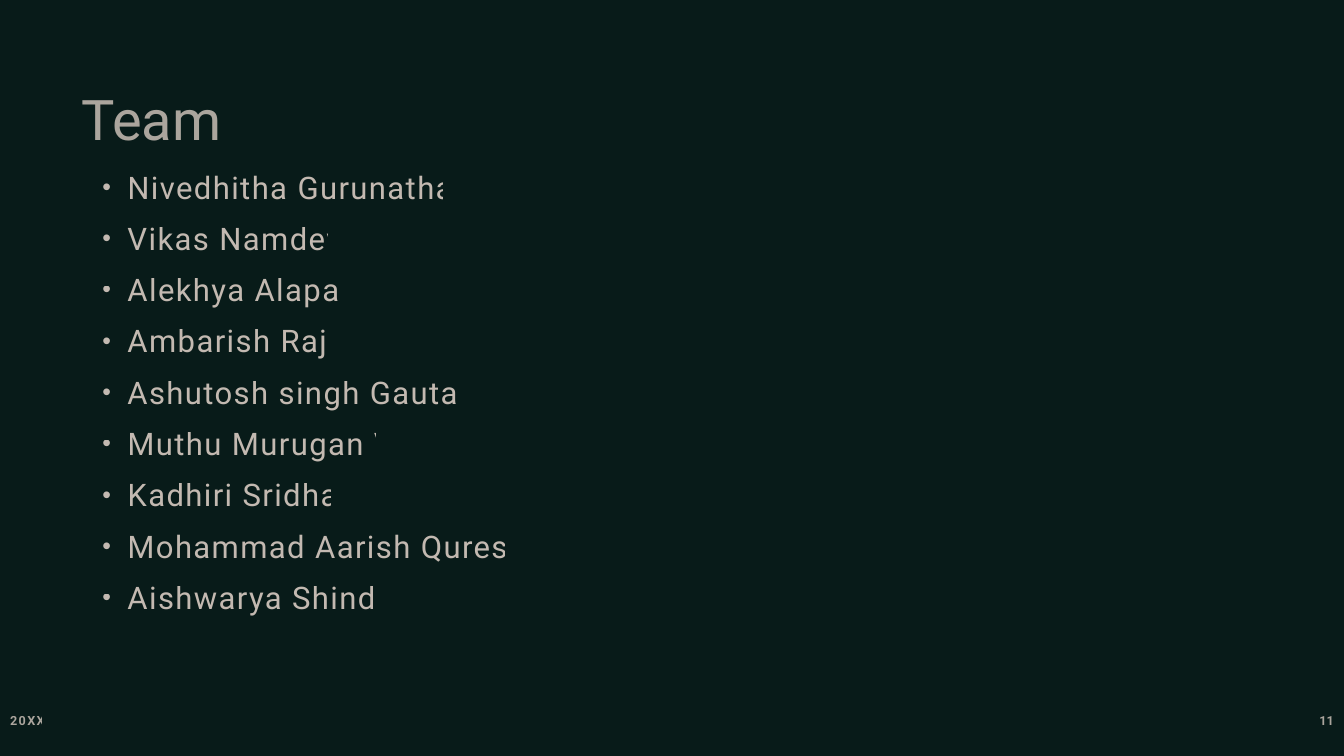
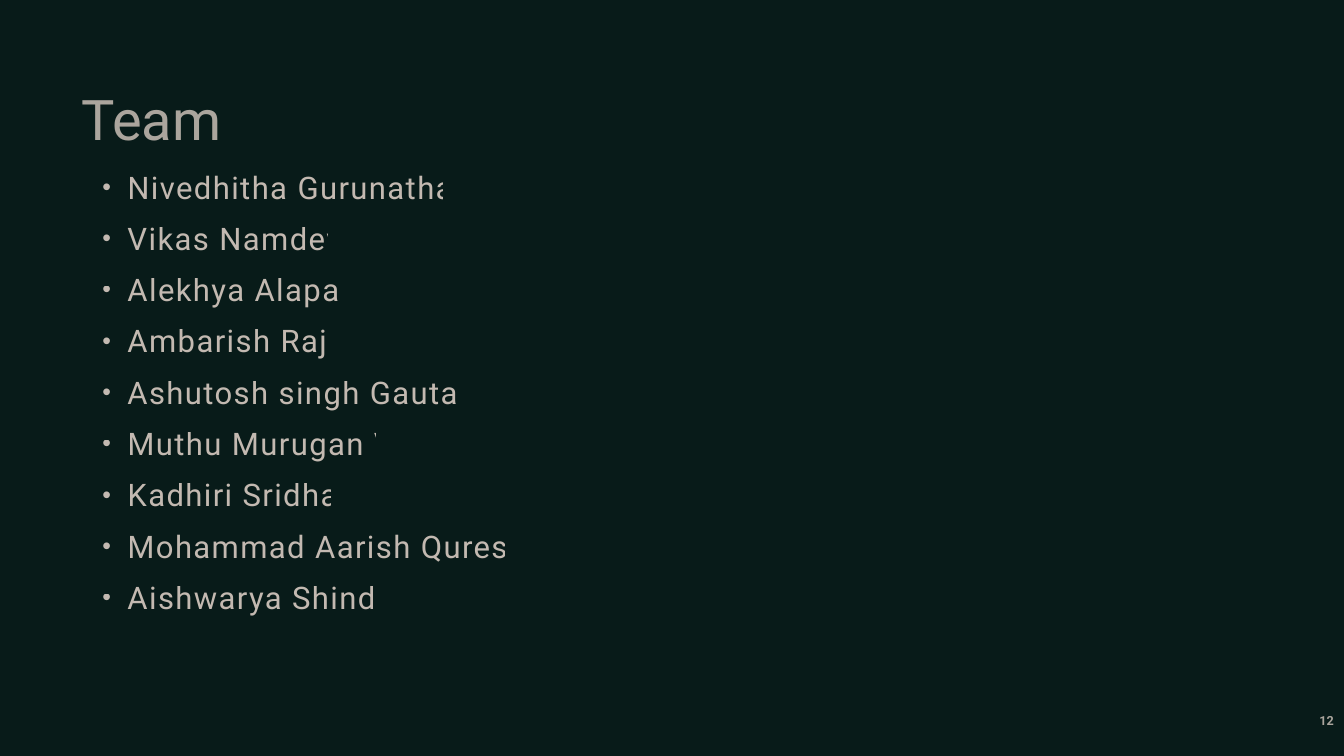
Before and after one commit to SridharKadhiri/Project-3-MovieRecomendationSystem, a slide deck: slide 12 of Movie Recommendation System_final.pptx (slide 11 before the commit). Drawn at 1344x756 pixels with LibreOffice and Linux fonts; fonts in the diff are those of the drawing; background and template pictures are left out. Boxes give left, top, right and bottom in pixels: in the first picture for what was removed or moved away, otherwise in the second. Text is boxed around its words. In the diff, an @@ line names an element or a change of style, - is before the commit and + after.

```diff
--- a/Movie Recommendation System_final.pptx
+++ b/Movie Recommendation System_final.pptx
@@ text removed at [10, 716, 45, 725] @@
-20XX
@@ page number at [1319, 716, 1333, 725]: text changed @@
-11
+12
```
Also in this commit, not shown: 6 other slides changed, 1 slide added.
